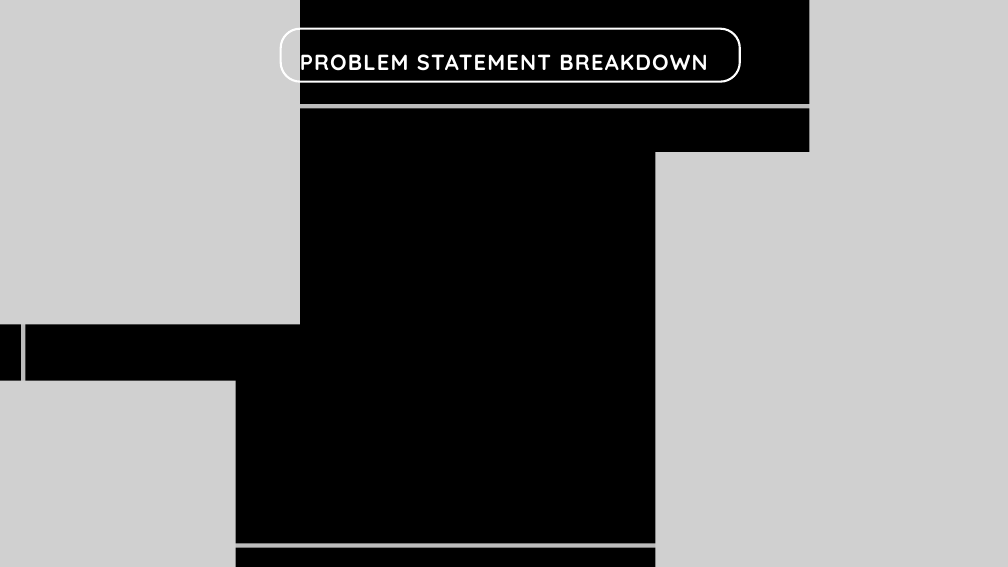
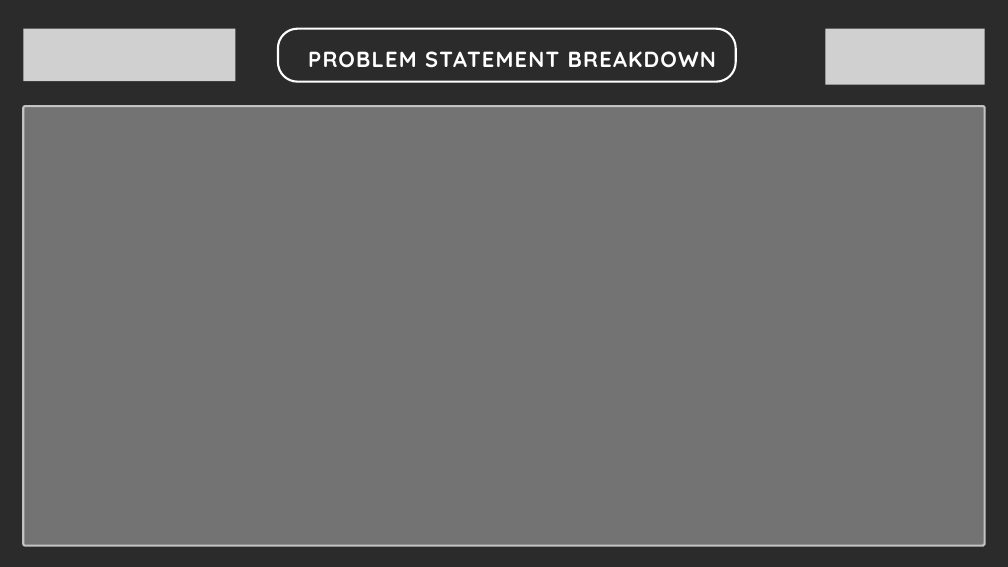
Before and after one commit to GTR-R34-Skyline/DSC_BP26, a slide deck: slide 2 of public/Copy of PPT Template_1.pptx. Drawn at 1008x567 pixels with LibreOffice and Linux fonts; fonts in the diff are those of the drawing; grey boxes stand for pictures; background and template pictures are left out; a plain dark background stands for a picture behind light text. Boxes give left, top, right and bottom in pixels: in the first picture for what was removed or moved away, otherwise in the second. Text is boxed around its words. In the diff, an @@ line names an element or a change of style, - is before the commit and + after.

```diff
--- a/public/Copy of PPT Template_1.pptx
+++ b/public/Copy of PPT Template_1.pptx
@@ background #000000 to picture (left out) @@
@@ picture removed at [0, 0, 300, 324] @@
@@ freeform shape: place and size @@
-freeform shape at [281, 29, 740, 82]
+freeform shape at [278, 29, 735, 82]
@@ picture removed at [809, 0, 1008, 207] @@
@@ text "PROBLEM STATEMENT BREAKDOWN": place and size @@
-text "PROBLEM STATEMENT BREAKDOWN" at [300, 54, 707, 71]
+text "PROBLEM STATEMENT BREAKDOWN" at [308, 51, 716, 68]
@@ freeform shape at [23, 106, 984, 546]: fill none to #7B7B7B at 90% opacity; outline #D1D1D1 6 pt to #D1D1D1 3 pt; outline redrawn @@
@@ picture removed at [655, 152, 1008, 567] @@
@@ picture removed at [0, 381, 235, 567] @@
```
Also in this commit, not shown: 4 other slides changed, 1 slide added, 1 slide removed.
